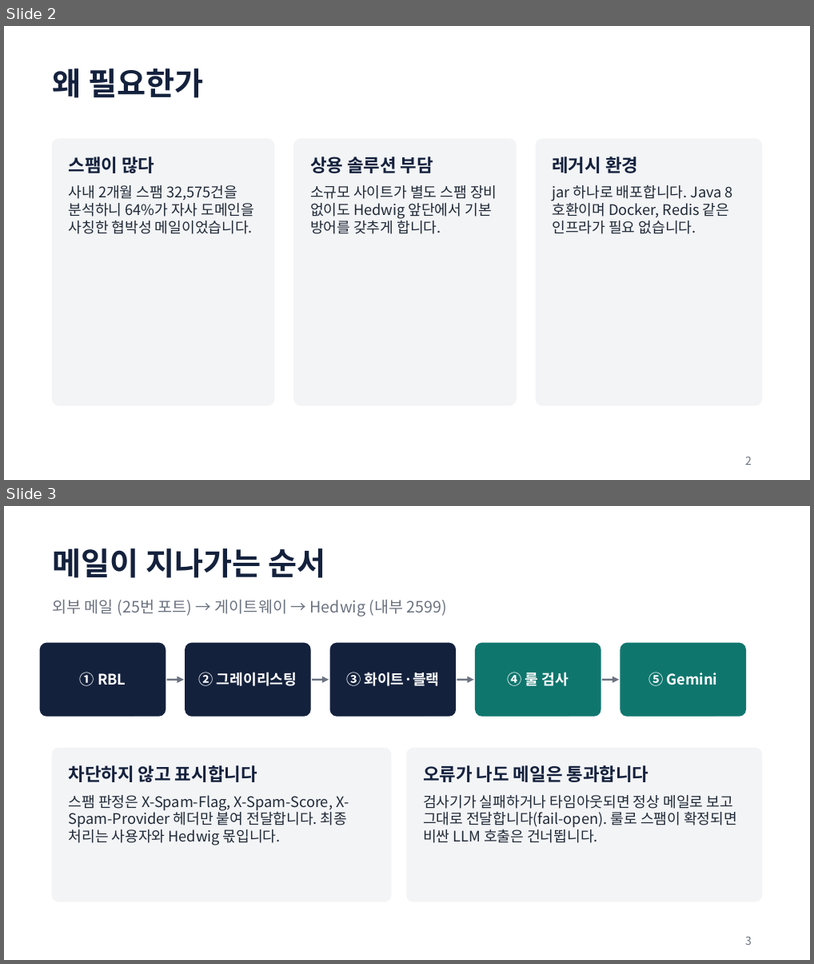
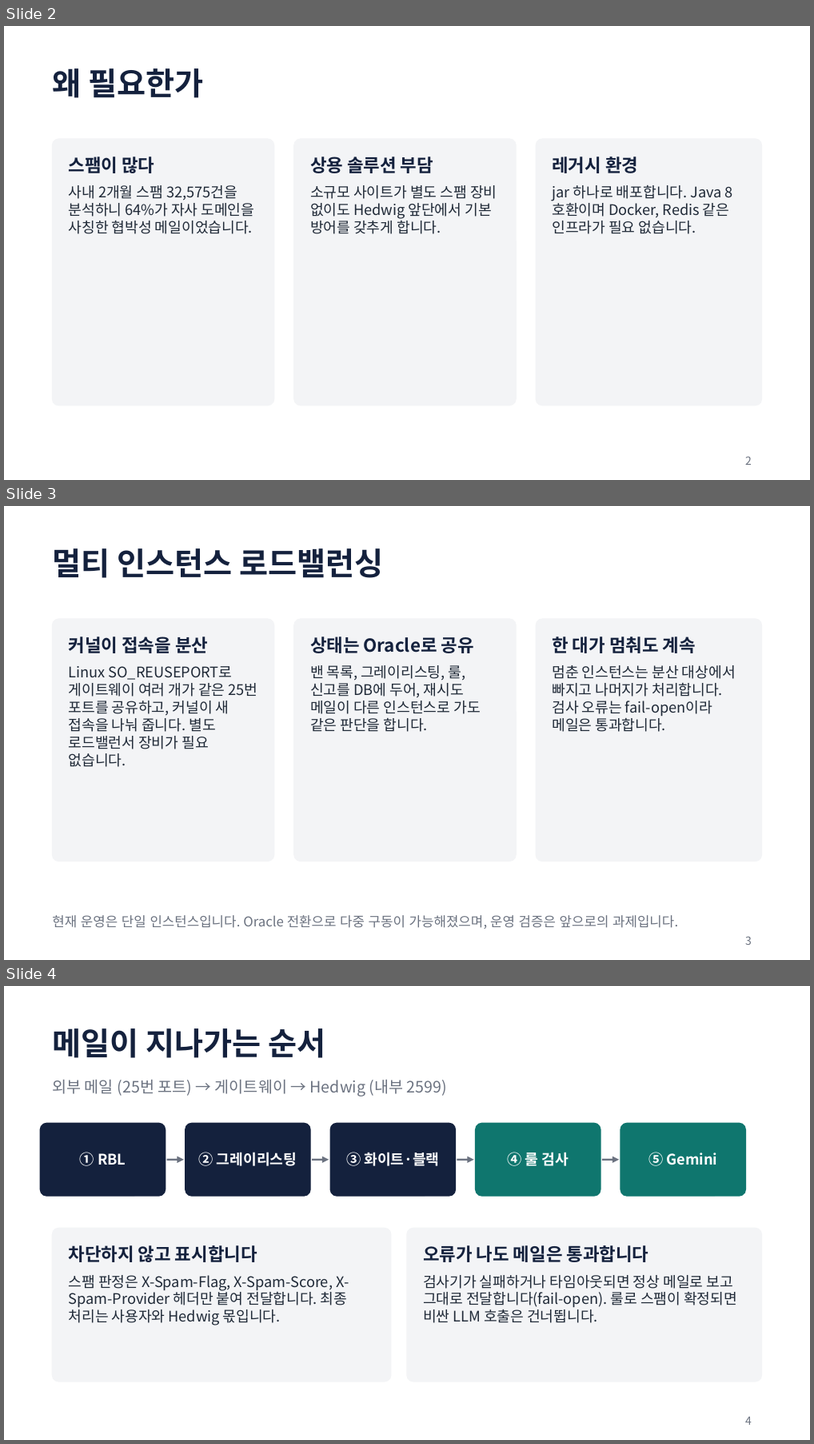
Before and after one commit to ending1/hedwig-spam-gateway, a slide deck: docs/hedwig-spam-gateway-intro.pptx. Shown one above the other, each under a label of ours: slides 2 and 3 before the commit, slides 2, 3 and 4 after it. The pictures are 814x964 and 814x1444 pixels, drawn with LibreOffice and Linux fonts; fonts in the diff are those of the drawing. Boxes give left, top, right and bottom in pixels: in the first picture for what was removed or moved away, otherwise in the second. Text is boxed around its words. In the diff, an @@ line names an element or a change of style, - is before the commit and + after.

```diff
--- a/docs/hedwig-spam-gateway-intro.pptx
+++ b/docs/hedwig-spam-gateway-intro.pptx
@@ slide 3 added at box(4, 506, 810, 960), background #FFFFFF @@
@@ text added at box(52, 548, 383, 578), 28 pt, text #14213D, bold @@
+멀티 인스턴스 로드밸런싱
@@ rounded rectangle added at box(52, 619, 274, 861), fill #F3F4F6, outline #F3F4F6 1 pt @@
@@ rounded rectangle added at box(294, 619, 516, 861), fill #F3F4F6, outline #F3F4F6 1 pt @@
@@ rounded rectangle added at box(536, 619, 762, 861), fill #F3F4F6, outline #F3F4F6 1 pt @@
@@ text added at box(69, 636, 208, 653), 16 pt, text #14213D, bold @@
+커널이 접속을 분산
@@ text added at box(310, 636, 474, 653), 16 pt, text #14213D, bold @@
+상태는 Oracle로 공유
@@ text added at box(552, 636, 696, 653), 16 pt, text #14213D, bold @@
+한 대가 멈춰도 계속
@@ text added at box(69, 666, 258, 767), 13 pt, text #1F2937 @@
+Linux SO_REUSEPORT로 게이트웨이 여러 개가 같은 25번 포트를 공유하고, 커널이 새 접속을 나눠 줍니다. 별도 로드밸런서 장비가 필요 없습니다.
@@ text added at box(310, 665, 480, 732), 13 pt, text #1F2937 @@
+밴 목록, 그레이리스팅, 룰, 신고를 DB에 두어, 재시도 메일이 다른 인스턴스로 가도 같은 판단을 합니다.
@@ text added at box(552, 665, 736, 732), 13 pt, text #1F2937 @@
+멈춘 인스턴스는 분산 대상에서 빠지고 나머지가 처리합니다. 검사 오류는 fail-open이라 메일은 통과합니다.
@@ text added at box(52, 915, 678, 928), 12 pt, text #6B7280 @@
+현재 운영은 단일 인스턴스입니다. Oracle 전환으로 다중 구동이 가능해졌으며, 운영 검증은 앞으로의 과제입니다.
@@ page number added at box(746, 936, 752, 944), 10 pt, text #6B7280 @@
+3
@@ what was slide 3 is now slide 4 @@
@@ page number at box(746, 1416, 752, 1424): text changed @@
-3
+4
```
Also in this commit, not shown: 2 slides changed, 2 slides removed.
